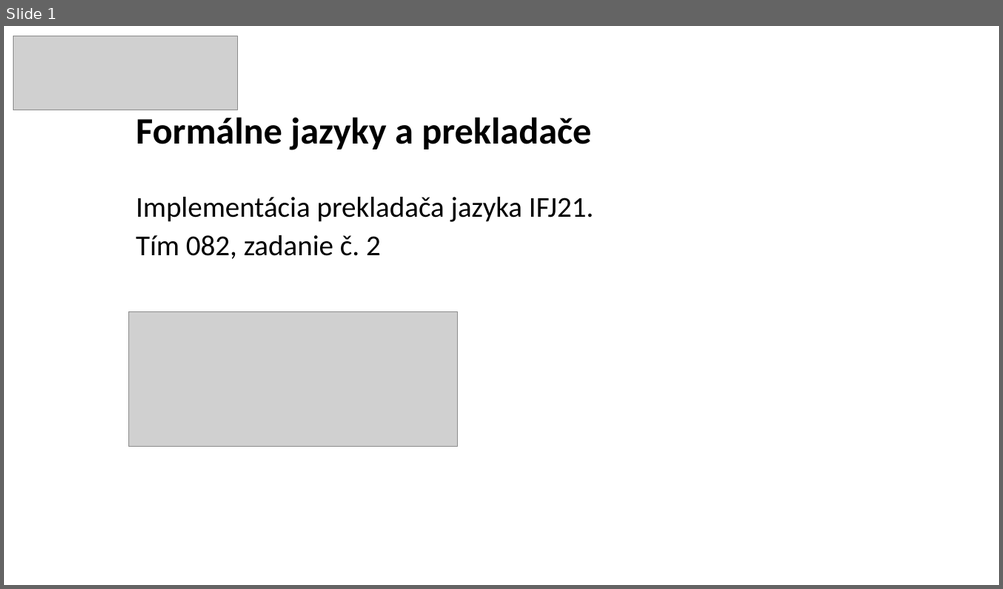
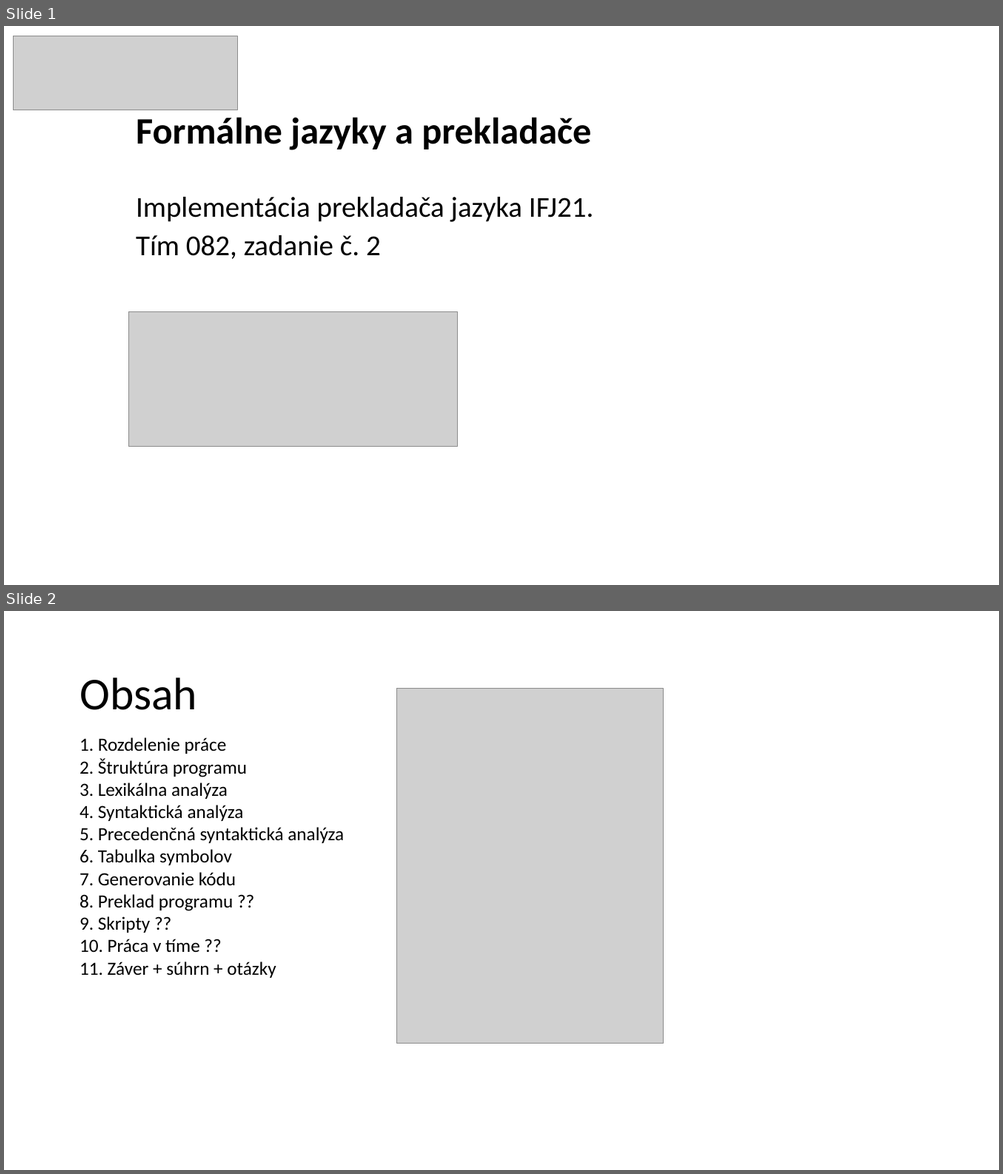
Before and after one commit to AndreiShchepa/BUT_COMPILER_2021, a slide deck: documentation/Presentation.pptx. Shown one above the other, each under a label of ours: slide 1 before the commit, slides 1 and 2 after it. The pictures are 1003x589 and 1003x1174 pixels, drawn with LibreOffice and Linux fonts; fonts in the diff are those of the drawing; grey boxes stand for pictures. Boxes give left, top, right and bottom in pixels: in the first picture for what was removed or moved away, otherwise in the second. Text is boxed around its words. In the diff, an @@ line names an element or a change of style, - is before the commit and + after.

Commit message:
Updated presentation

```diff
--- a/documentation/Presentation.pptx
+++ b/documentation/Presentation.pptx
@@ slide 2 added at bbox=[4, 611, 999, 1170], background #FFFFFF @@
@@ title added at bbox=[79, 678, 197, 710], 44 pt, text #000000 @@
+Obsah
@@ picture added at bbox=[397, 689, 663, 1044] @@
@@ text added at bbox=[79, 738, 344, 978], 18 pt, text #000000 @@
+1. Rozdelenie práce
+2. Štruktúra programu
+3. Lexikálna analýza
+4. Syntaktická analýza
+5. Precedenčná syntaktická analýza
+6. Tabulka symbolov
+7. Generovanie kódu
+8. Preklad programu ??
+9. Skripty ??
+10. Práca v tíme ??
+11. Záver + súhrn + otázky
```
Also in this commit, not shown: 3 other slides added.
